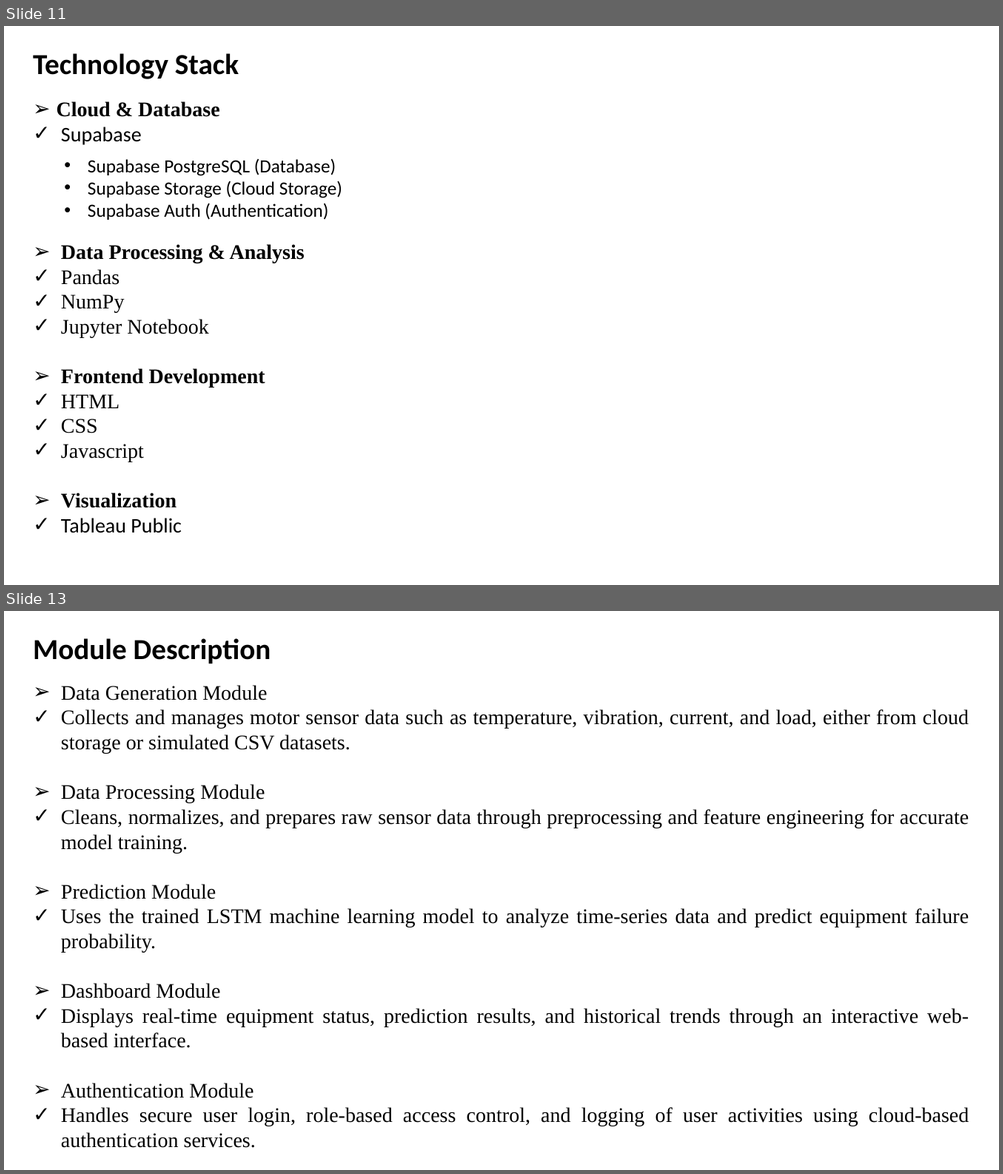
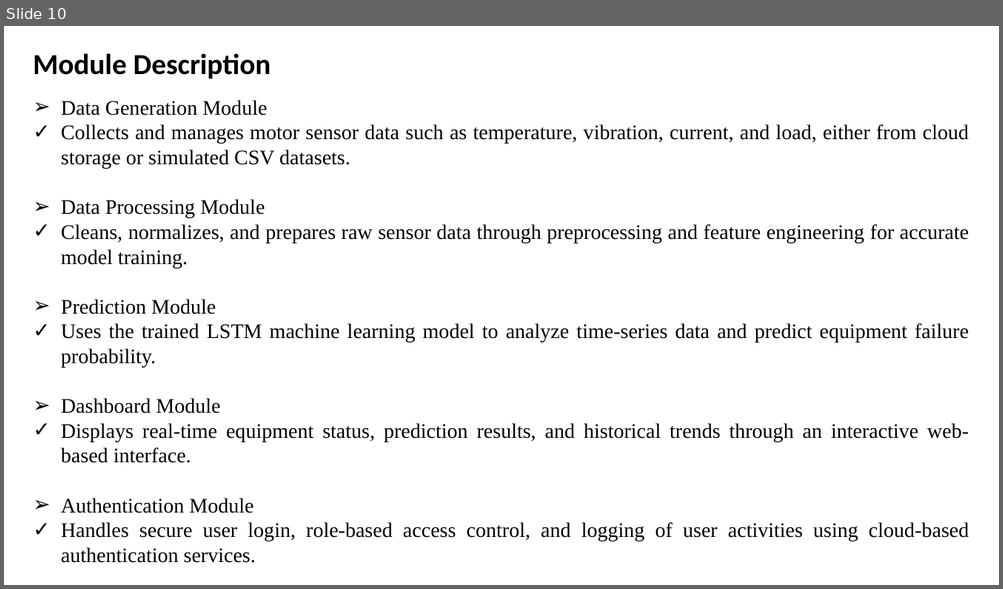
Before and after one commit to megh193/proactiveEquipmentCare, a slide deck: docs/Clg 2nd review.pptx. Shown one above the other, each under a label of ours: slides 11 and 13 before the commit, slide 10 after it; the slides between them are not shown. The pictures are 1003x1174 and 1003x589 pixels, drawn with LibreOffice and Linux fonts; fonts in the diff are those of the drawing. Boxes give left, top, right and bottom in pixels: in the first picture for what was removed or moved away, otherwise in the second. Text is boxed around its words. In the diff, an @@ line names an element or a change of style, - is before the commit and + after.

```diff
--- a/docs/Clg 2nd review.pptx
+++ b/docs/Clg 2nd review.pptx
@@ slide 11 removed at (x1=4, y1=26, x2=999, y2=585), background #FFFFFF @@
@@ text removed at (x1=33, y1=53, x2=239, y2=79) @@
-Technology Stack
@@ text removed at (x1=57, y1=101, x2=220, y2=145) @@
-➢ Cloud & Database
-✓ Supabase
@@ text removed at (x1=88, y1=159, x2=342, y2=220) @@
-• Supabase PostgreSQL (Database)
-• Supabase Storage (Cloud Storage)
-• Supabase Auth (Authentication)
@@ text removed at (x1=61, y1=244, x2=304, y2=534) @@
-➢ Data Processing & Analysis
-✓ Pandas
-✓ NumPy
-✓ Jupyter Notebook
-➢ Frontend Development
-✓ HTML
-✓ CSS
-✓ Javascript
-➢ Visualization
-✓ Tableau Public
@@ what was slide 13 is now slide 10 @@
```
Also in this commit, not shown: 2 other slides removed.
